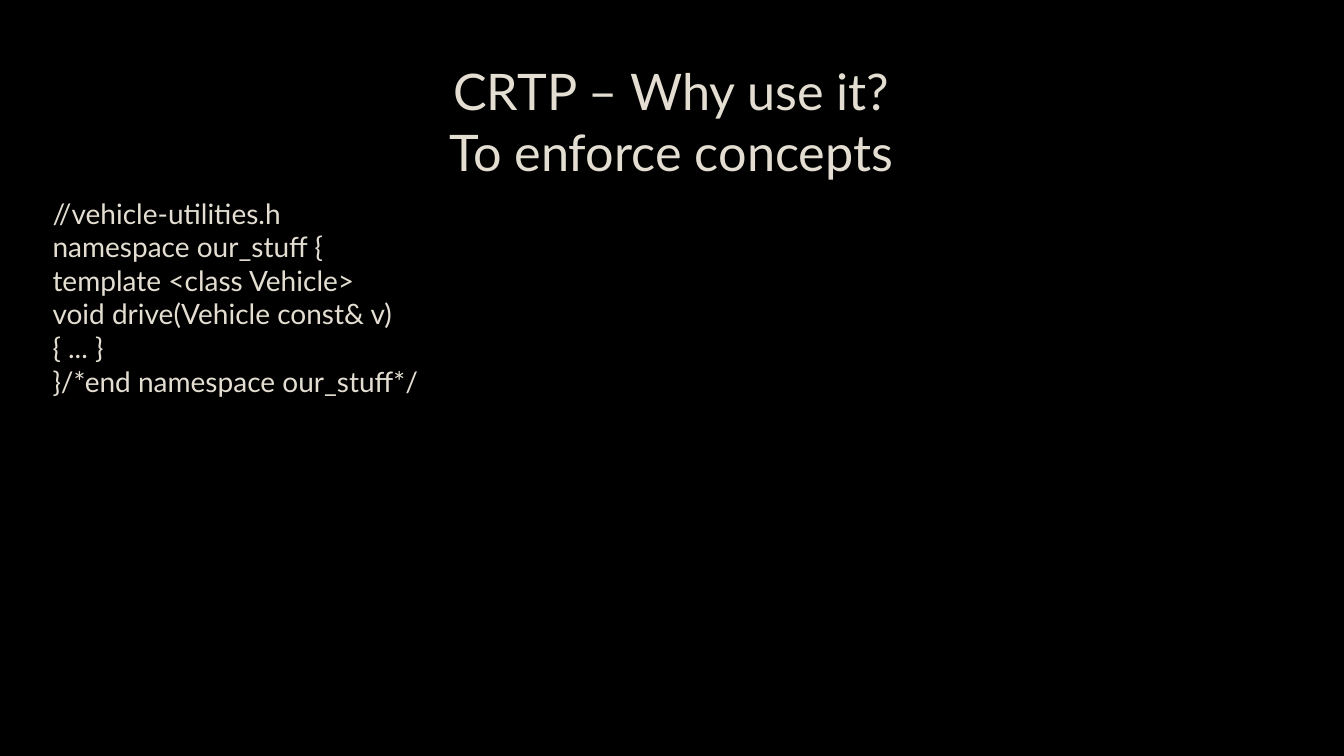
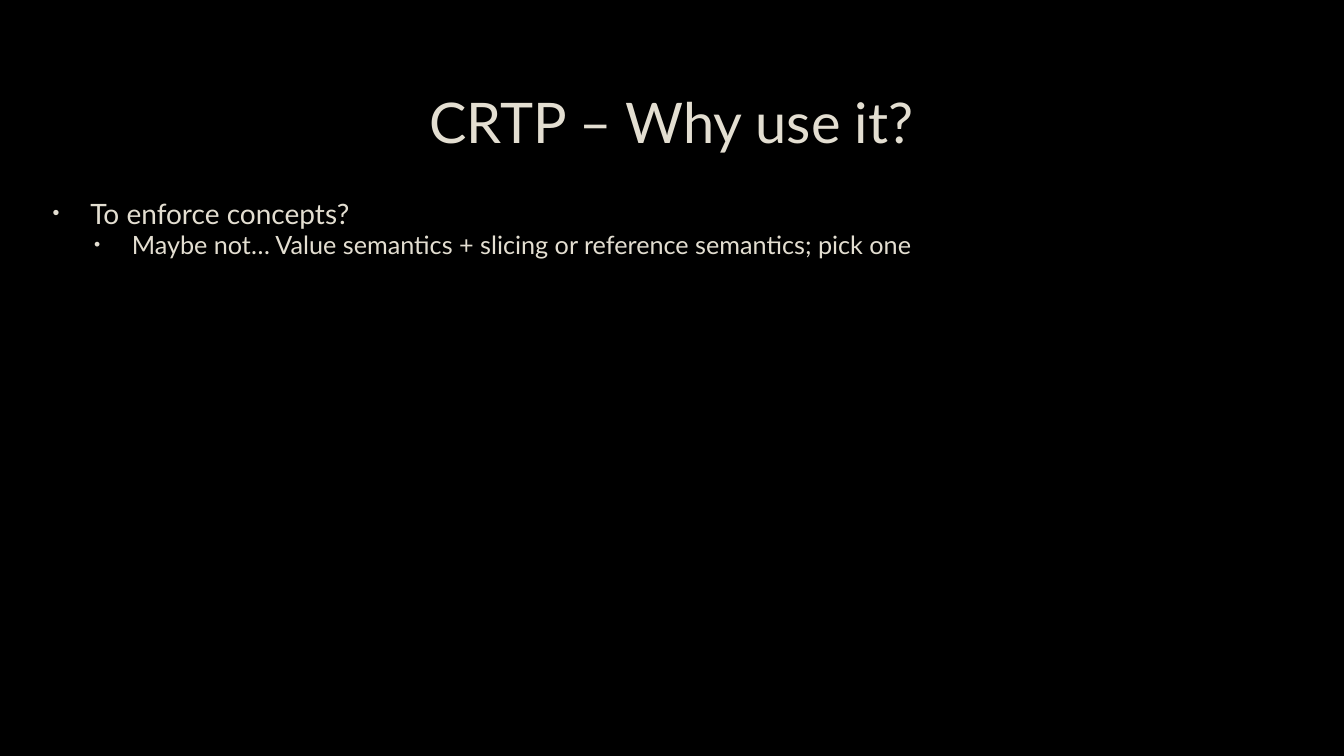
Before and after one commit to capsocrates/crtp-meetup-talk, a slide deck: slide 15 of CRTP.pptx (slide 12 before the commit). Drawn at 1344x756 pixels with LibreOffice and Linux fonts; fonts in the diff are those of the drawing; background and template pictures are left out. Boxes give left, top, right and bottom in pixels: in the first picture for what was removed or moved away, otherwise in the second. Text is boxed around its words. In the diff, an @@ line names an element or a change of style, - is before the commit and + after.

```diff
--- a/CRTP.pptx
+++ b/CRTP.pptx
@@ title at box(429, 101, 914, 153): text changed; size 36 to 40 pt @@
-CRTP – Why use it?
-To enforce concepts
+CRTP – Why use it?
@@ text at box(90, 203, 911, 259): text changed; size 20 to 18 pt @@
-//vehicle-utilities.h
-namespace our_stuff {
-template <class Vehicle>
-void drive(Vehicle const& v)
-{ ... }
-}/*end namespace our_stuff*/
+• To enforce concepts?
+  • Maybe not… Value semantics + slicing or reference semantics; pick one
```
Also in this commit, not shown: 3 other slides changed, 2 slides added, 1 other file.
